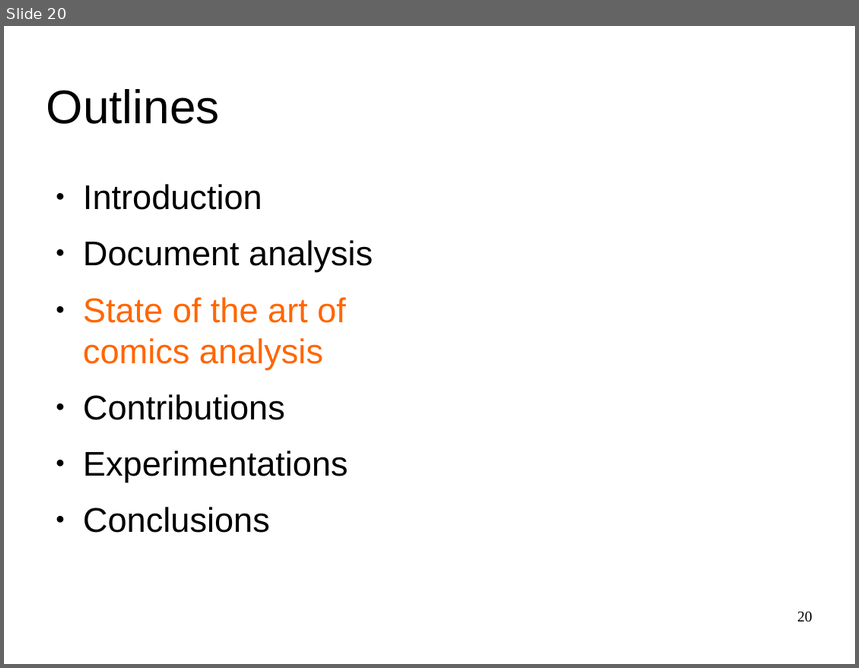
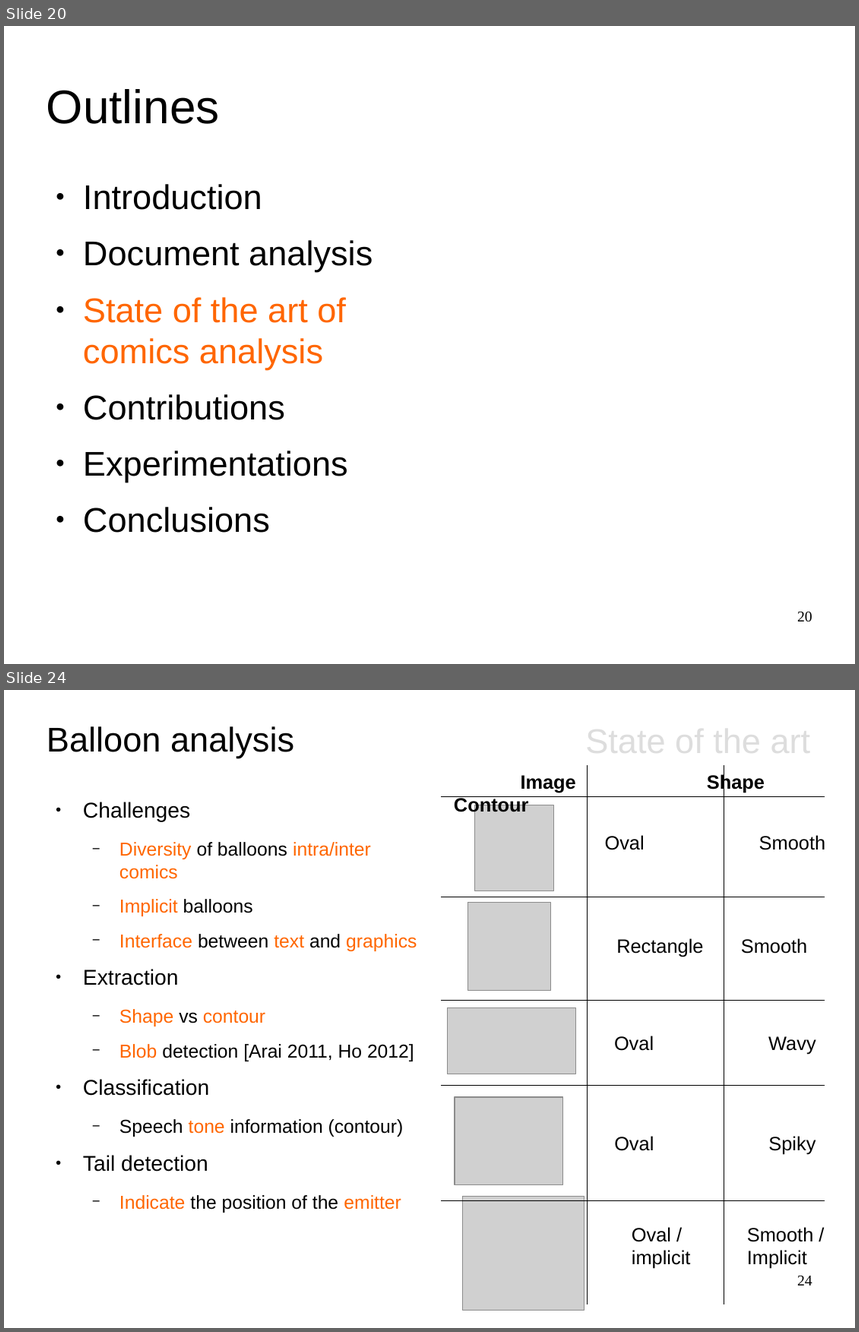
Before and after one commit to crigaud/thesis, a slide deck: presentation/1_context/main.odp. Shown one above the other, each under a label of ours: slide 20 before the commit, slides 20 and 24 after it; the slides between them are not shown. The pictures are 859x668 and 859x1332 pixels, drawn with LibreOffice and Linux fonts; fonts in the diff are those of the drawing; grey boxes stand for pictures. Boxes give left, top, right and bottom in pixels: in the first picture for what was removed or moved away, otherwise in the second. Text is boxed around its words. In the diff, an @@ line names an element or a change of style, - is before the commit and + after.

Commit message:
+ sota text and balloon

```diff
--- a/presentation/1_context/main.odp
+++ b/presentation/1_context/main.odp
@@ slide 24 added at [4, 690, 855, 1328], background #FFFFFF @@
@@ title added at [47, 726, 294, 758], 32 pt, text #000000 @@
+Balloon analysis
@@ text added at [203, 773, 765, 1024], 18 pt, text #000000, bold @@
+Image Shape Contour
@@ line added from (588, 766) to (588, 1304), #000000 0 pt @@
@@ line added from (724, 766) to (724, 1304), #000000 0 pt @@
@@ text added at [83, 802, 417, 1213], 17.5 pt, text #000000 @@
+● Challenges
+  − Diversity of balloons intra/inter comics
+  − Implicit balloons
+  − Interface between text and graphics
+● Extraction
+  − Shape vs contour
+  − Blob detection [Arai 2011, Ho 2012]
+● Classification
+  − Speech tone information (contour)
+● Tail detection
+  − Indicate the position of the emitter
@@ line added from (442, 796) to (825, 796), #000000 0 pt @@
@@ picture added at [475, 806, 554, 891] @@
@@ text added at [605, 835, 826, 850], 18 pt, text #000000 @@
+Oval Smooth
@@ line added from (442, 897) to (825, 897), #000000 0 pt @@
@@ picture added at [468, 904, 551, 991] @@
@@ text added at [617, 939, 807, 957], 18 pt, text #000000 @@
+Rectangle Smooth
@@ line added from (442, 1001) to (825, 1001), #000000 0 pt @@
@@ picture added at [448, 1008, 576, 1075] @@
@@ text added at [614, 1036, 816, 1054], 18 pt, text #000000 @@
+Oval Wavy
@@ line added from (442, 1085) to (825, 1085), #000000 0 pt @@
@@ picture added at [455, 1098, 563, 1186] @@
@@ text added at [614, 1136, 816, 1154], 18 pt, text #000000 @@
+Oval Spiky
@@ line added from (442, 1201) to (825, 1201), #000000 0 pt @@
@@ picture added at [463, 1197, 584, 1310] @@
@@ text added at [632, 1227, 691, 1269], 18 pt, text #000000 @@
+Oval /
+implicit
@@ text added at [747, 1227, 813, 1269], 18 pt, text #000000 @@
+Smooth / Implicit
@@ page number added at [797, 1276, 813, 1286], 14 pt, text #000000 @@
+24
```
Also in this commit, not shown: 6 slides changed, 7 other slides added, 5 other files.
